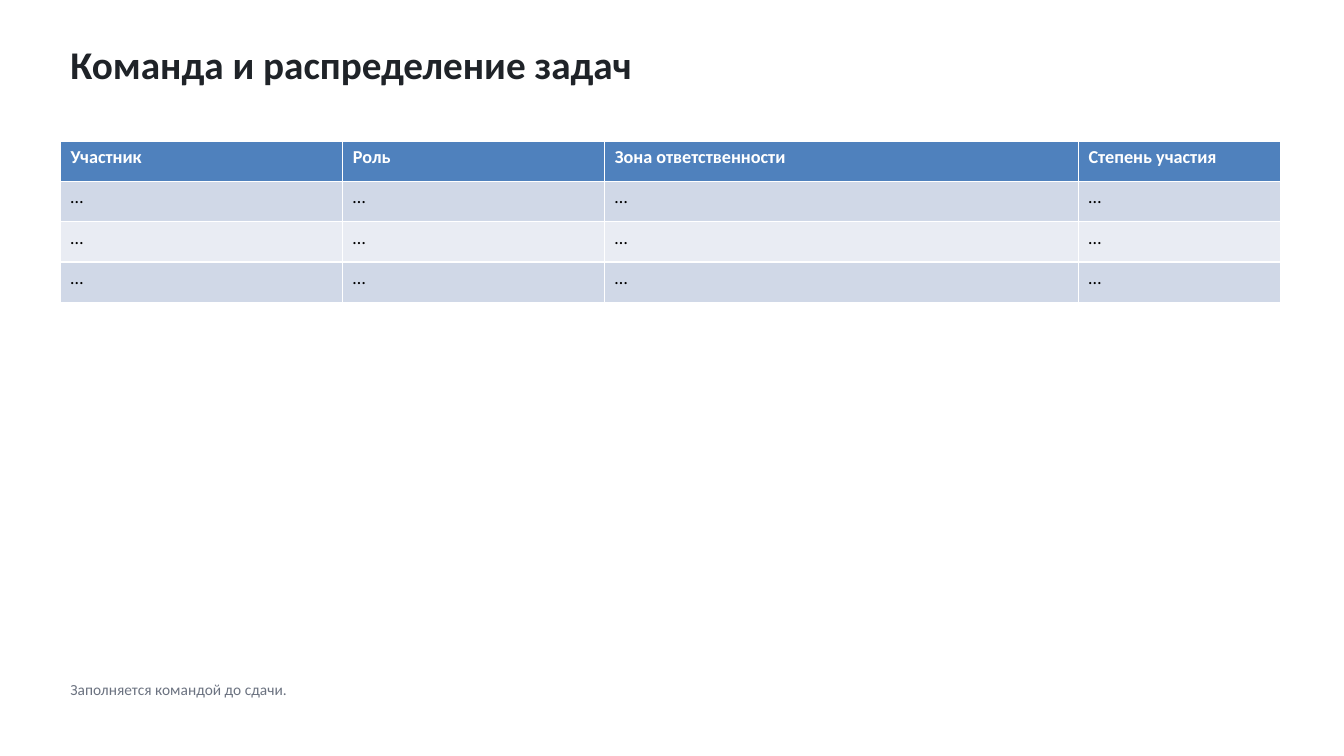
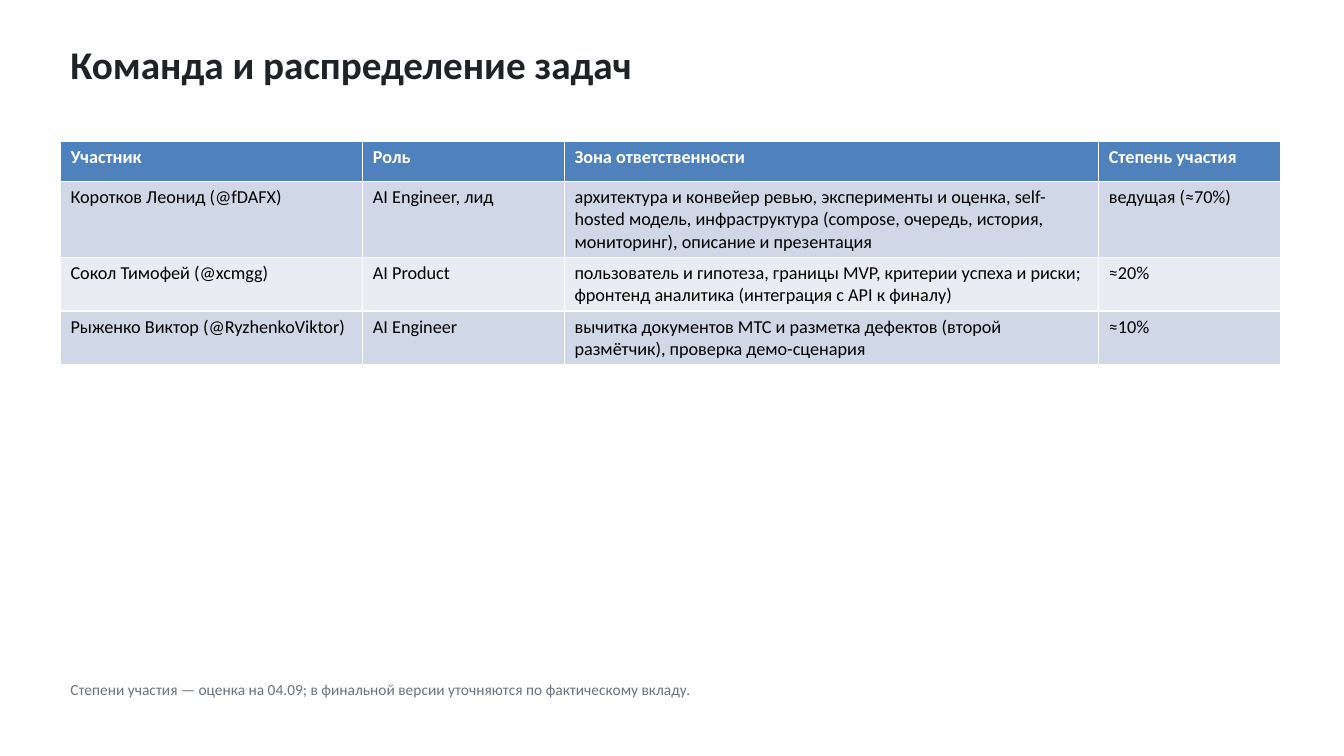
Before and after one commit to FD-AX/MWS, a slide deck: slide 12 of deliverables/interim/TZ_Review_interim.pptx. Drawn at 1344x756 pixels with LibreOffice and Linux fonts; fonts in the diff are those of the drawing. Boxes give left, top, right and bottom in pixels: in the first picture for what was removed or moved away, otherwise in the second. Text is boxed around its words. In the diff, an @@ line names an element or a change of style, - is before the commit and + after.

```diff
--- a/deliverables/interim/TZ_Review_interim.pptx
+++ b/deliverables/interim/TZ_Review_interim.pptx
@@ table at box(60, 141, 1280, 362) @@
-row 2: … | … | … | …
+row 2: Коротков Леонид (@fDAFX) | AI Engineer, лид | архитектура и конвейер ревью, эксперименты и оценка, self-hosted модель, инфраструктура (compose, очередь, история, мониторинг), описание и презентация | ведущая (≈70%)
-row 3: … | … | … | …
+row 3: Сокол Тимофей (@xcmgg) | AI Product | пользователь и гипотеза, границы MVP, критерии успеха и риски; фронтенд аналитика (интеграция с API к финалу) | ≈20%
-row 4: … | … | … | …
+row 4: Рыженко Виктор (@RyzhenkoViktor) | AI Engineer | вычитка документов МТС и разметка дефектов (второй размётчик), проверка демо-сценария | ≈10%
@@ text at box(70, 684, 691, 698): text changed @@
-Заполняется командой до сдачи.
+Степени участия — оценка на 04.09; в финальной версии уточняются по фактическому вкладу.
```
Also in this commit, not shown: 8 other files.
